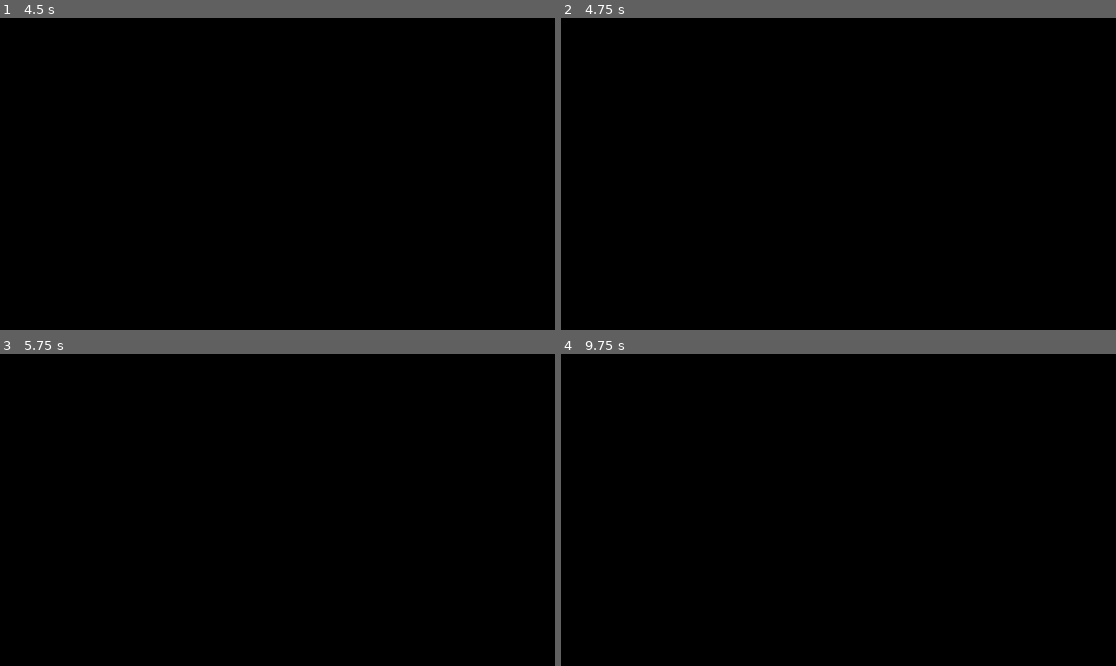
Above: before the commit, frames 1-4 (two rows, left to right).
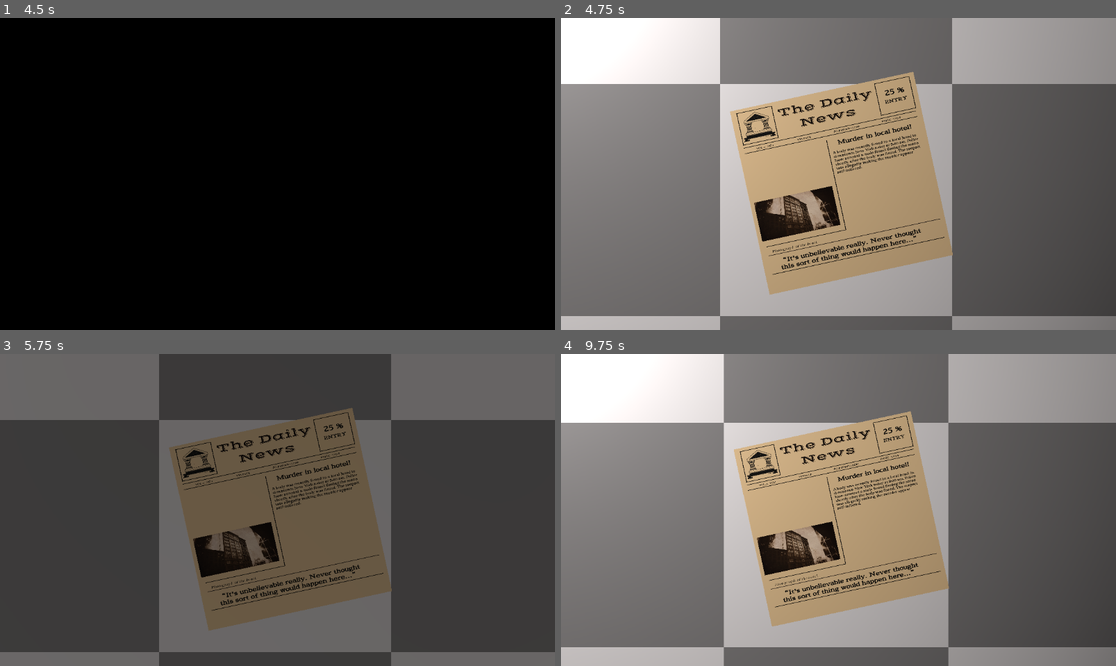
Above: after the commit, the same moments.

Repository: 69ShadesOfPeanut/Practice-Jam-3
Game: Godot game, scene res://Scenes/office.tscn
The game is run twice, just before and just after one commit, with the same random seed, the same clock (stepped at 60 frames per second) and the same inputs.
Inputs:
- Up to frame 1 (4.5 s): click "Yes" at 0.5 s; tap Enter at 1.25, 3.5 s; tap Space at 2, 4.25 s
- Up to frame 2 (4.75 s): no input
- Up to frame 3 (5.75 s): tap Enter at 5 s
- Up to frame 4 (9.75 s): tap Space at 6.5 s

Frame 1 is identical in both runs. In frame 2, 99% of the frame differs, in the area x 0-100%, y 0-100%; in frame 3, 99%; in frame 4, 99%.

Commit message:
Good ending
Added good ending and a way to tell between the two in the final scene

Diff:
--- /dev/null
+++ b/Autoloads/GlobalVars.gd
@@ -0,0 +1,6 @@
+# Script that holds global vars
+extends Node
+
+
+# Vars
+var Ending : String = "Good"
--- a/Scenes/Endings/BadEnding.tscn
+++ b/Scenes/Endings/BadEnding.tscn
@@ -415,6 +415,7 @@
 transform = Transform3D(0.909693, -5.25657e-09, -0.415281, 0.415281, -1.95389e-08, 0.909694, -1.28959e-08, -1, -1.55915e-08, 0.298096, 33.1558, 4.51903)
 
 [node name="NewsPaper" type="MeshInstance3D" parent="Level/Foundation/Furniture"]
+unique_name_in_owner = true
 transform = Transform3D(0.977335, -0.2117, -3.6574e-08, 3.06774e-08, -3.11381e-08, 1, -0.2117, -0.977335, -2.39379e-08, 0.282651, 0.02408, 0.224229)
 material_override = SubResource("StandardMaterial3D_10sbx")
 mesh = SubResource("QuadMesh_hyf6k")
--- a/Scripts/BadEnding.gd
+++ b/Scripts/BadEnding.gd
@@ -5,6 +5,8 @@
 # Resources
 const THUNDER_STRIKE = preload("res://Sounds/thunder strike.wav")
 const RAIN_ON_ROOF_FROM_INSIDE_1 = preload("res://Sounds/rain on roof from inside 1.wav")
+const BAD_ENDING_NEWS_PAPER = preload("res://Textures/BadEnding_NewsPaper.png")
+const GOOD_ENDING_NEWS_PAPER = preload("res://Textures/GoodEnding_NewsPaper.png")
 # Nodes
 @onready var CameraAnimationPlayer : AnimationPlayer = get_node("Camera1/AnimationPlayer")
 @onready var Trash_Pills : Node3D = get_node("%Trash_Pills")
@@ -12,9 +14,15 @@
 @onready var Camera2 : Camera3D = get_node("%Camera2")
 @onready var Camera1 : Camera3D = get_node("%Camera1")
 @onready var LabelAnimationPlayer : AnimationPlayer = get_node("%LabelAnimationPlayer")
+@onready var NewsPaper : MeshInstance3D = get_node("%NewsPaper")
 
 # Script that runs when the scene loads
 func _ready():
+	if GlobalVars.Ending == "Good":
+		NewsPaper.material_override.set_texture(0, GOOD_ENDING_NEWS_PAPER)
+	else:
+		NewsPaper.material_override.set_texture(0, BAD_ENDING_NEWS_PAPER)
+
 	Ambience.set_stream(RAIN_ON_ROOF_FROM_INSIDE_1)
 	Ambience.play()
 
--- a/Scripts/Buttons.gd
+++ b/Scripts/Buttons.gd
@@ -222,6 +222,9 @@
 func Ending():
 	if GoodScore > BadScore:
 		print("Good ending")
+		GlobalVars.Ending = "Good"
+		get_tree().change_scene_to_file("res://Scenes/Endings/BadEnding.tscn")
 	else:
 		print("Bad ending")
+		GlobalVars.Ending = "Bad"
 		get_tree().change_scene_to_file("res://Scenes/Endings/BadEnding.tscn")
--- a/project.godot
+++ b/project.godot
@@ -21,6 +21,7 @@
 SoundSystem="*res://Autoloads/SoundSystem.gd"
 SFX="*res://Autoloads/SFX.tscn"
 Ambience="*res://Autoloads/Ambience.tscn"
+GlobalVars="*res://Autoloads/GlobalVars.gd"
 
 [filesystem]
 
Binary file added: Textures/GoodEnding_NewsPaper.png
Not shown, added: Textures/GoodEnding_NewsPaper.png.import
